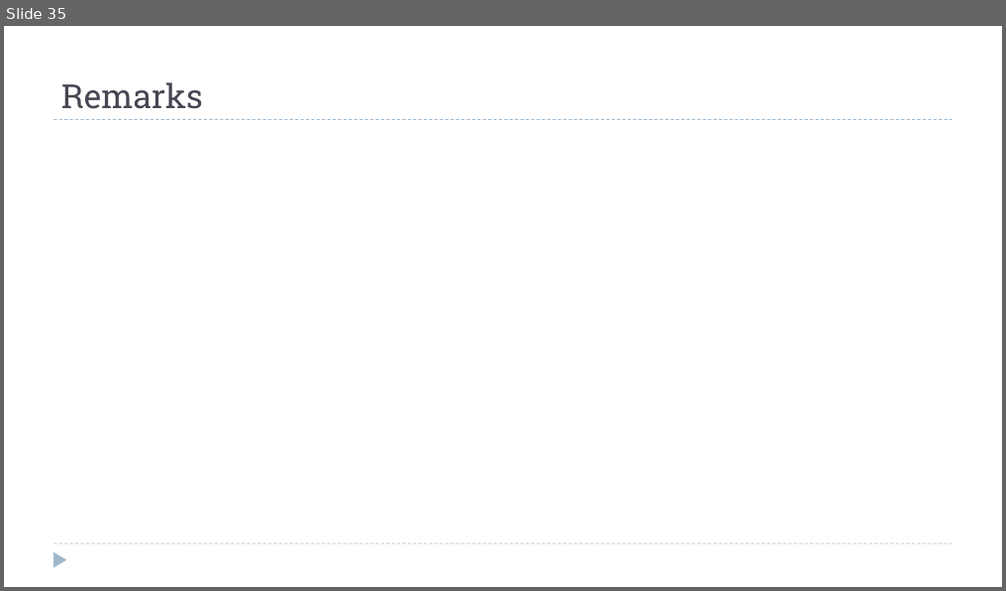
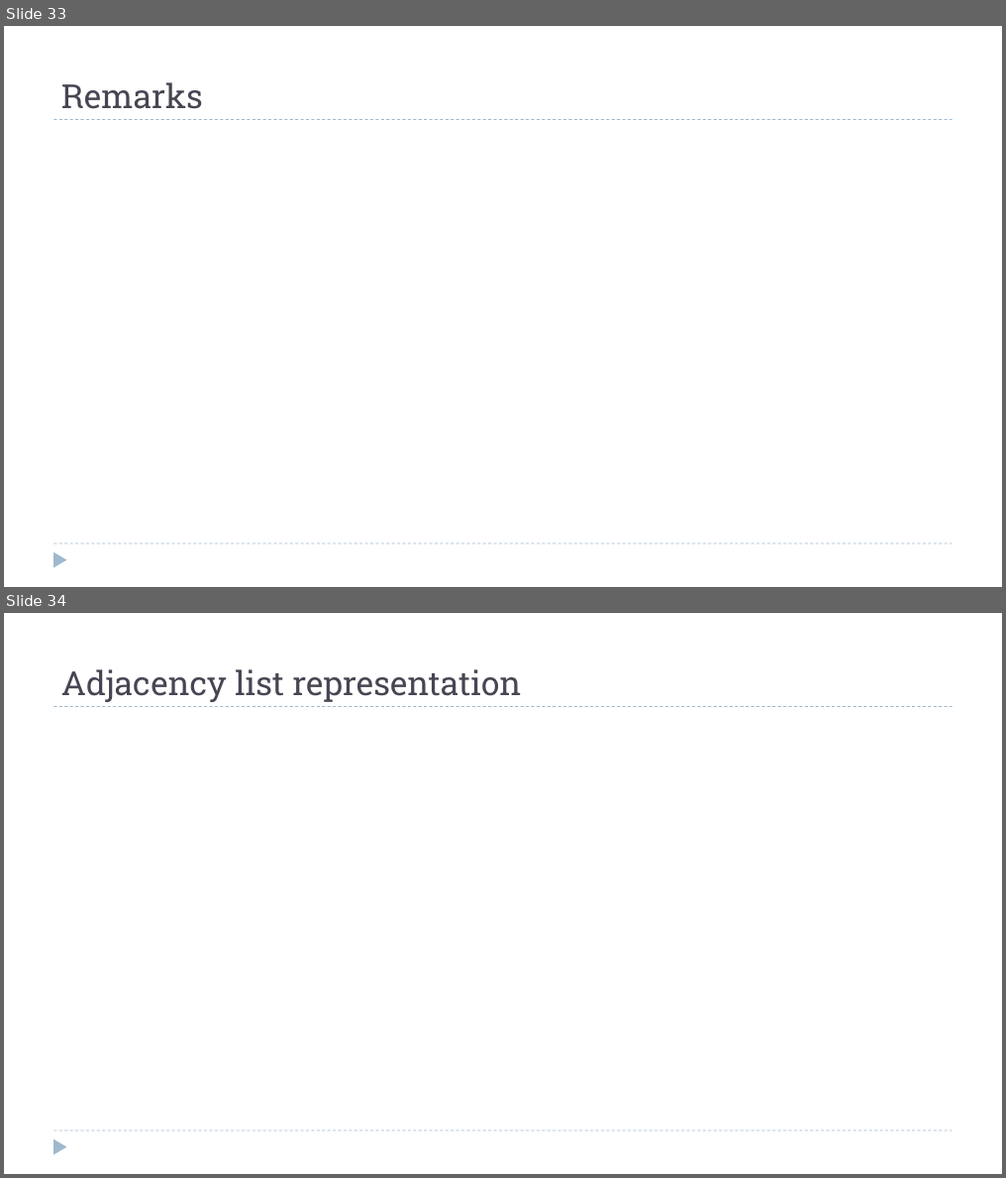
Before and after one commit to dsc-courses/dsc40b-2025-wi, a slide deck: materials/lectures/10-graph_theory/slides.pptx. Shown one above the other, each under a label of ours: slide 35 before the commit, slides 33 and 34 after it. The pictures are 1006x591 and 1006x1178 pixels, drawn with LibreOffice and Linux fonts; fonts in the diff are those of the drawing; grey boxes stand for pictures. Boxes give left, top, right and bottom in pixels: in the first picture for what was removed or moved away, otherwise in the second. Text is boxed around its words. In the diff, an @@ line names an element or a change of style, - is before the commit and + after.

```diff
--- a/materials/lectures/10-graph_theory/slides.pptx
+++ b/materials/lectures/10-graph_theory/slides.pptx
@@ slide 34 added at [4, 613, 1002, 1174], background #FFFFFF; not listed: 3 template elements that a slide beside it also shows @@
@@ title added at [61, 669, 521, 702], 32 pt, text #464653 @@
+Adjacency list representation
@@ what was slide 35 is now slide 33 @@
```
Also in this commit, not shown: 1 slide changed, 3 other slides added, 22 other files.
